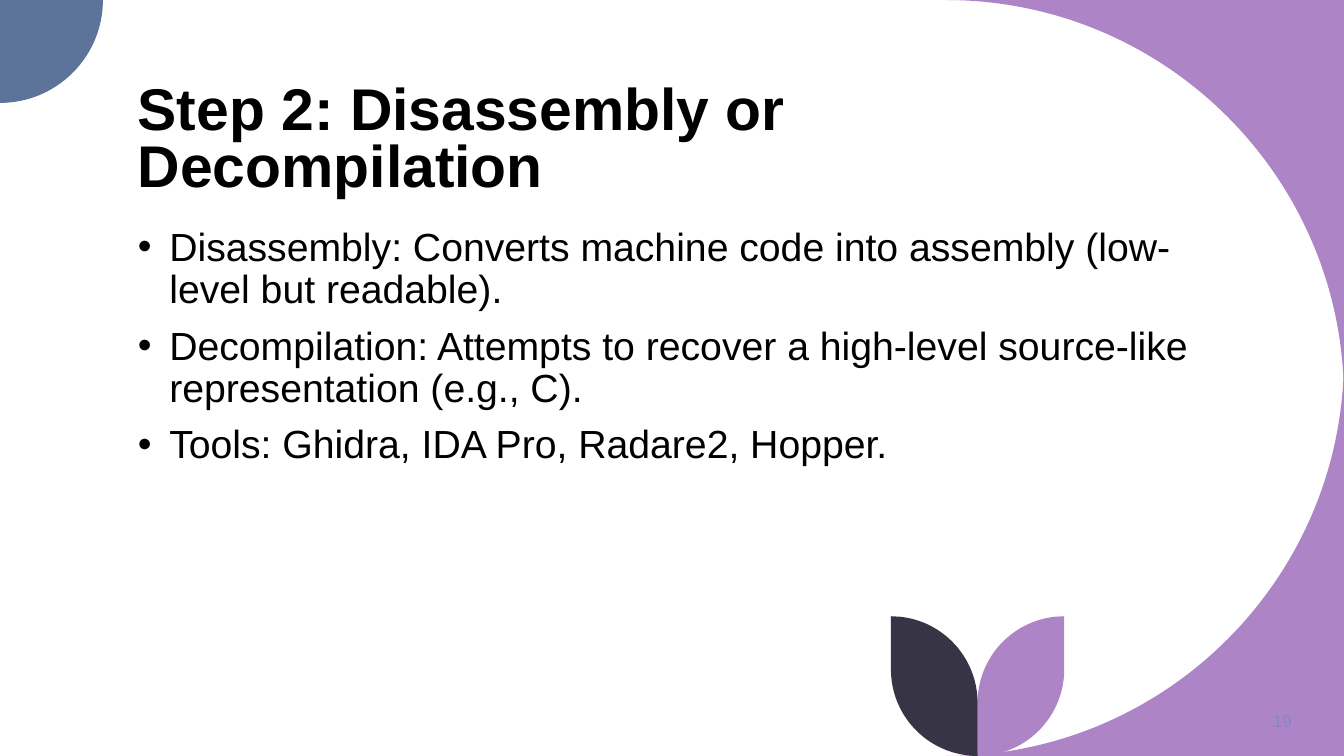
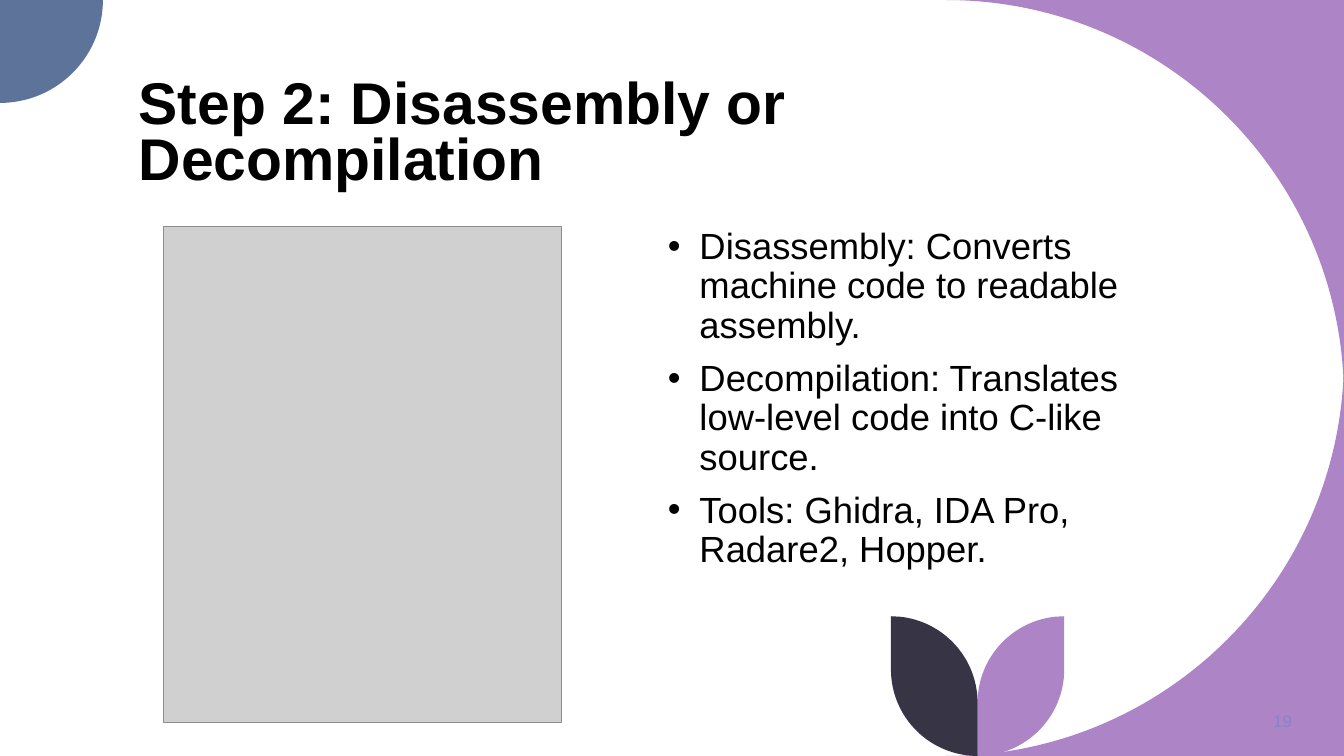
Before and after one commit to syd-kiwi/re-arduino-uno, a slide deck: slide 19 of Presentation/RE for the Rest of Us.pptx. Drawn at 1344x756 pixels with LibreOffice and Linux fonts; fonts in the diff are those of the drawing; grey boxes stand for pictures. Boxes give left, top, right and bottom in pixels: in the first picture for what was removed or moved away, otherwise in the second. Text is boxed around its words. In the diff, an @@ line names an element or a change of style, - is before the commit and + after.

```diff
--- a/Presentation/RE for the Rest of Us.pptx
+++ b/Presentation/RE for the Rest of Us.pptx
@@ title "Step 2: Disassembly or Decompilation": place and size @@
-title "Step 2: Disassembly or Decompilation" at <box>138,87,785,198</box>
+title "Step 2: Disassembly or Decompilation" at <box>139,81,786,192</box>
@@ picture added at <box>163,227,561,724</box> @@
@@ text "Disassembly: Converts machine code to ...": place and size @@
-text "Disassembly: Converts machine code to ..." at <box>169,232,1187,466</box>
+text "Disassembly: Converts machine code to ..." at <box>699,232,1119,570</box>
@@ text at <box>699,232,1119,471</box>: text changed; size 28 to 26 pt @@
-• Disassembly: Converts machine code into assembly (low-level but readable).
-• Decompilation: Attempts to recover a high-level source-like representation (e.g., C).
+• Disassembly: Converts machine code to readable assembly.
+• Decompilation: Translates low-level code into C-like source.
@@ text at <box>699,496,1070,570</box>: size 28 to 26 pt in "Tools: Ghidra, IDA Pro, Radare2, Hopper." @@
```
Also in this commit, not shown: 15 other slides changed, 1 slide added, 1 slide removed.
